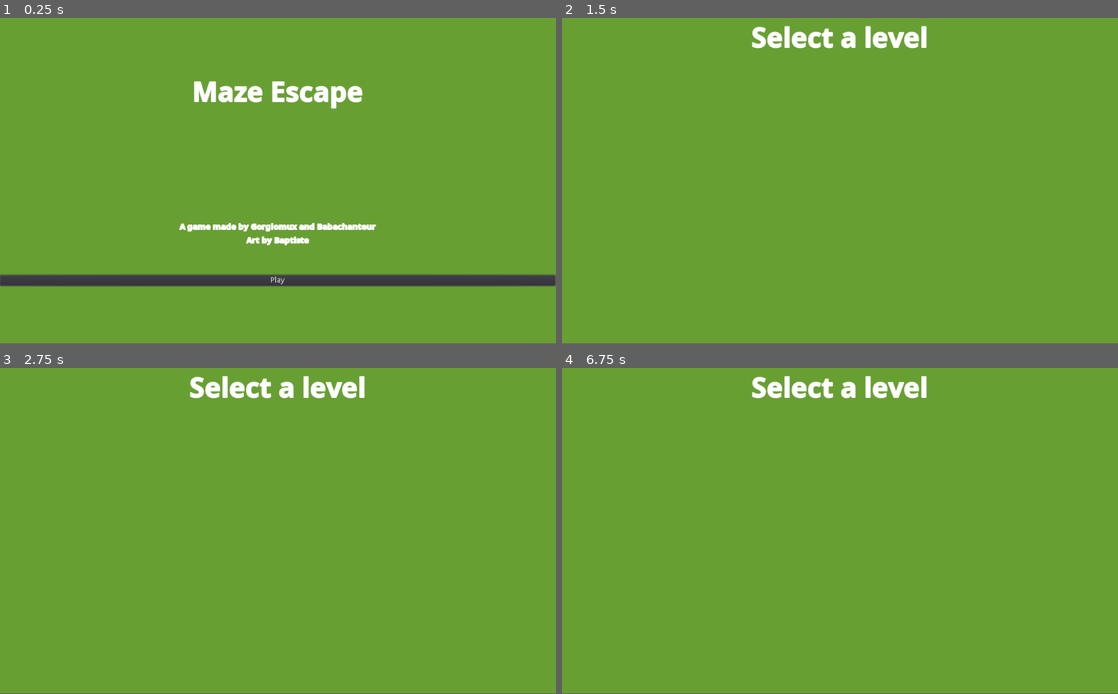
Above: before the commit, frames 1-4 (two rows, left to right).
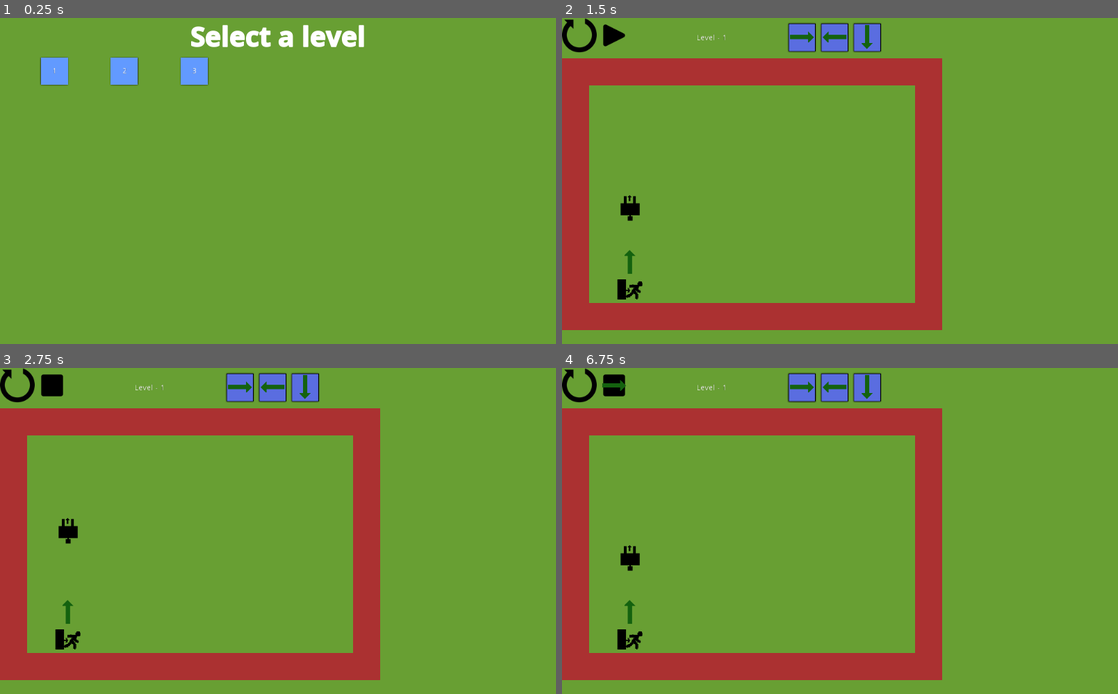
Above: after the commit, the same moments.

Repository: Gorglomux/MazeEscape
Game: Godot game, scene res://Main.tscn
The game is run twice, just before and just after one commit, with the same random seed, the same clock (stepped at 60 frames per second) and the same inputs.
Inputs (mouse positions are in pixels of both pictures, inside the frame that each line leads up to):
- Up to frame 1 (0.25 s): no input
- Up to frame 2 (1.5 s): click (617, 70) at 0.52 s; click (840, 278) at 1.25 s, where only the run before the commit has a clickable "Play"
- Up to frame 3 (2.75 s): click (50, 384) at 2.02 s
- Up to frame 4 (6.75 s): click (612, 384) at 2.77 s; click (578, 384) at 3.52 s; click (578, 384) at 4.27 s; click (578, 384) at 5.02 s; click (801, 387) at 5.77 s; click (612, 384) at 6.52 s
In our replay, the window is 800x468 before the commit and 800x469 after it. These sizes can differ from the game's own. Grey fills any space a smaller window leaves; there, only what the larger window draws over its background counts as a difference.

The runs differ from the first frame. In frame 1, 8.1% of the frame differs, in the area x 0-100%, y 2-83%; in frame 2, 21%; in frame 3, 21%; in frame 4, 21%, in the area x 0-69%, y 0-96%.

Commit message:
Add level generation

Diff:
--- a/MazeEscape/BoardContainer.gd
+++ b/MazeEscape/BoardContainer.gd
@@ -72,19 +72,15 @@
 		TILE_TYPE.ARROW_LEFT:
 			if(!player.fly > 0):
 				player.next_d = DIRECTION.GAUCHE
-				$Sounds/Move.play()
 		TILE_TYPE.ARROW_RIGHT:
 			if(!player.fly > 0):
 				player.next_d = DIRECTION.DROITE
-				$Sounds/Move.play()
 		TILE_TYPE.ARROW_UP:
 			if(!player.fly > 0):
 				player.next_d = DIRECTION.HAUT
-				$Sounds/Move.play()
 		TILE_TYPE.ARROW_DOWN:
 			if(!player.fly > 0):
 				player.next_d = DIRECTION.BAS
-				$Sounds/Move.play()
 		TILE_TYPE.TROU:
 			if(!player.fly > 0) :
 				player.death = true
--- a/MazeEscape/GameLogic.gd
+++ b/MazeEscape/GameLogic.gd
@@ -44,17 +44,16 @@
 
 var action_name
 var last_container
-func _ready():
+func begin():
 	player_actions = $VBoxContainer/HBoxContainer/ActionsContainer/PlayerActions
 	menu = $VBoxContainer/HBoxContainer/MenuContainer/Menu
 	board_container = $VBoxContainer/BoardContainer
-
-	generation_niveau()
 
 	menu.connect("play",self,"start_game")
 	menu.connect("stop",self,"stop_game")
 	menu.connect("restart",self,"restart_game")
 
+	generation_niveau()
 	player_actions.connect("input_sent",self,"process_inputs")
 
 	board_container.connect("won", self, "on_win")
@@ -121,7 +120,6 @@
 	var list_levels = get_list_levels()
 	var tile_size_x
 	var tile_size_y
-
 	# On charge un niveau aléatoirement
 	level = load(LEVELS_LOCATION +"/"+ list_levels[levelEnCours]).instance()
 	player_actions.load_containers(level.actions)
@@ -130,6 +128,7 @@
 	$VBoxContainer/HBoxContainer/LevelContainer/Level.text = " Level - " + str(levelEnCours)
 	board = level
 
+	print(levelEnCours)
 	board_container.load_map(board)
 	player = board_container.player
 
--- /dev/null
+++ b/MazeEscape/GameLogic.tscn
@@ -0,0 +1,63 @@
+[gd_scene load_steps=5 format=2]
+
+[ext_resource path="res://GameLogic.gd" type="Script" id=1]
+[ext_resource path="res://Menu.tscn" type="PackedScene" id=2]
+[ext_resource path="res://PlayerActions.tscn" type="PackedScene" id=3]
+[ext_resource path="res://BoardContainer.gd" type="Script" id=4]
+
+[node name="GameLogic" type="Node2D"]
+editor/display_folded = true
+script = ExtResource( 1 )
+
+[node name="VBoxContainer" type="VBoxContainer" parent="."]
+margin_right = 1026.0
+margin_bottom = 608.0
+rect_min_size = Vector2( 0, 600 )
+
+[node name="HBoxContainer" type="HBoxContainer" parent="VBoxContainer"]
+margin_right = 1026.0
+margin_bottom = 70.0
+
+[node name="MenuContainer" type="VBoxContainer" parent="VBoxContainer/HBoxContainer"]
+margin_right = 120.0
+margin_bottom = 70.0
+rect_min_size = Vector2( 120, 64 )
+rect_clip_content = true
+
+[node name="Menu" parent="VBoxContainer/HBoxContainer/MenuContainer" instance=ExtResource( 2 )]
+margin_right = 120.0
+
+[node name="LevelContainer" type="MarginContainer" parent="VBoxContainer/HBoxContainer"]
+margin_left = 124.0
+margin_right = 294.0
+margin_bottom = 70.0
+custom_constants/margin_top = 30
+custom_constants/margin_left = 120
+
+[node name="Level" type="Label" parent="VBoxContainer/HBoxContainer/LevelContainer"]
+margin_left = 120.0
+margin_top = 30.0
+margin_right = 170.0
+margin_bottom = 70.0
+rect_min_size = Vector2( 50, 40 )
+text = "Level"
+
+[node name="ActionsContainer" type="HBoxContainer" parent="VBoxContainer/HBoxContainer"]
+margin_left = 298.0
+margin_right = 456.0
+margin_bottom = 70.0
+rect_min_size = Vector2( 158, 50 )
+
+[node name="PlayerActions" parent="VBoxContainer/HBoxContainer/ActionsContainer" instance=ExtResource( 3 )]
+anchor_right = 0.0
+anchor_bottom = 0.0
+margin_right = 0.0
+margin_bottom = 70.0
+
+[node name="BoardContainer" type="VBoxContainer" parent="VBoxContainer"]
+margin_top = 74.0
+margin_right = 1026.0
+margin_bottom = 560.0
+rect_min_size = Vector2( 0, 486 )
+script = ExtResource( 4 )
+[connection signal="gui_input" from="VBoxContainer/BoardContainer" to="." method="_on_BoardContainer_gui_input"]
--- a/MazeEscape/LevelButton.gd
+++ b/MazeEscape/LevelButton.gd
@@ -1,10 +1,16 @@
 extends MarginContainer
+
+signal pressed
 
 var level_number
 
 func _ready():
-	pass # Replace with function body.
+	$Label.text=str(level_number)
 
 # Called every frame. 'delta' is the elapsed time since the previous frame.
 #func _process(delta):
 #	pass
+
+
+func _on_Button_pressed():
+	emit_signal("pressed",self)
--- a/MazeEscape/LevelButton.tscn
+++ b/MazeEscape/LevelButton.tscn
@@ -3,7 +3,7 @@
 [ext_resource path="res://LevelButton.gd" type="Script" id=1]
 [ext_resource path="res://bg_level.png" type="Texture" id=2]
 
-[node name="Level 1" type="MarginContainer"]
+[node name="Level" type="MarginContainer"]
 margin_right = 125.0
 margin_bottom = 50.0
 rect_min_size = Vector2( 125, 50 )
@@ -29,3 +29,4 @@
 text = "1"
 align = 1
 valign = 1
+[connection signal="pressed" from="Button" to="." method="_on_Button_pressed"]
--- a/MazeEscape/LevelSelection.gd
+++ b/MazeEscape/LevelSelection.gd
@@ -1,11 +1,12 @@
 extends MarginContainer
 
+signal load_level
 # Declare member variables here. Examples:
 # var a = 2
 # var b = "text"
 
 var LEVELS_LOCATION = "res://Levels"
-var level_button_resource = preload("res://LevelButton.gd")
+var level_button_resource = preload("res://LevelButton.tscn")
 # Called when the node enters the scene tree for the first time.
 func _ready():
 	#Trouver tous les niveaux, les ajouter sur la scène
@@ -14,12 +15,12 @@
 	for level in list_levels:
 		var level_button = level_button_resource.instance()
 		level_button.level_number = i
+		level_button.connect("pressed",self,"on_button_pressed")
+		i += 1
+		$VBoxContainer/LevelsGridContainer/Levels.add_child(level_button)
 
-
-
-
-
-
+func on_button_pressed(level):
+	emit_signal("load_level",level.level_number)
 
 #Fonction servant a récupérer la liste de scènes (niveaux) contenue dans le fichier de niveaux
 func get_list_levels():
--- a/MazeEscape/Main.tscn
+++ b/MazeEscape/Main.tscn
@@ -1,25 +1,30 @@
-[gd_scene load_steps=11 format=2]
+[gd_scene load_steps=6 format=2]
 
 [ext_resource path="res://bg.png" type="Texture" id=1]
-[ext_resource path="res://GameLogic.gd" type="Script" id=2]
-[ext_resource path="res://Menu.tscn" type="PackedScene" id=3]
-[ext_resource path="res://PlayerActions.tscn" type="PackedScene" id=4]
-[ext_resource path="res://BoardContainer.gd" type="Script" id=5]
-[ext_resource path="res://TitleScreen.tscn" type="PackedScene" id=6]
-[ext_resource path="res://Font.tres" type="DynamicFont" id=7]
+[ext_resource path="res://TitleScreen.tscn" type="PackedScene" id=2]
+[ext_resource path="res://LevelSelection.gd" type="Script" id=3]
+[ext_resource path="res://Font.tres" type="DynamicFont" id=4]
 
 [sub_resource type="GDScript" id=1]
 script/source = "extends Node2D
+var game_logic_resource = preload(\"res://GameLogic.tscn\")
+func _ready():
+	$LevelSelection.connect(\"load_level\",self,\"load_level\")
+
+func load_level(level_number):
+	$LevelSelection.hide()
+	var game = game_logic_resource.instance()
+	game.levelEnCours = level_number -1
+	game.begin()
+	add_child(game)
+
+
 
 func _on_Button_pressed():
 	$TitleScreen.hide()
 	$LevelSelection.show()
+
 "
-
-[sub_resource type="Curve" id=2]
-
-[sub_resource type="CurveTexture" id=3]
-curve = SubResource( 2 )
 
 [node name="Main" type="Node2D"]
 script = SubResource( 1 )
@@ -29,72 +34,14 @@
 margin_bottom = 600.0
 texture = ExtResource( 1 )
 
-[node name="GameLogic" type="Node2D" parent="."]
+[node name="TitleScreen" parent="." instance=ExtResource( 2 )]
+editor/display_folded = true
 visible = false
-script = ExtResource( 2 )
-
-[node name="VBoxContainer" type="VBoxContainer" parent="GameLogic"]
-margin_right = 1026.0
-margin_bottom = 608.0
-rect_min_size = Vector2( 0, 600 )
-
-[node name="HBoxContainer" type="HBoxContainer" parent="GameLogic/VBoxContainer"]
-margin_right = 1026.0
-margin_bottom = 70.0
-
-[node name="MenuContainer" type="VBoxContainer" parent="GameLogic/VBoxContainer/HBoxContainer"]
-margin_right = 120.0
-margin_bottom = 70.0
-rect_min_size = Vector2( 120, 64 )
-rect_clip_content = true
-
-[node name="Menu" parent="GameLogic/VBoxContainer/HBoxContainer/MenuContainer" instance=ExtResource( 3 )]
-margin_right = 120.0
-
-[node name="LevelContainer" type="MarginContainer" parent="GameLogic/VBoxContainer/HBoxContainer"]
-margin_left = 124.0
-margin_right = 294.0
-margin_bottom = 70.0
-custom_constants/margin_top = 30
-custom_constants/margin_left = 120
-
-[node name="Level" type="Label" parent="GameLogic/VBoxContainer/HBoxContainer/LevelContainer"]
-margin_left = 120.0
-margin_top = 30.0
-margin_right = 170.0
-margin_bottom = 70.0
-rect_min_size = Vector2( 50, 40 )
-text = "Level"
-
-[node name="ActionsContainer" type="HBoxContainer" parent="GameLogic/VBoxContainer/HBoxContainer"]
-margin_left = 298.0
-margin_right = 456.0
-margin_bottom = 70.0
-rect_min_size = Vector2( 158, 50 )
-
-[node name="PlayerActions" parent="GameLogic/VBoxContainer/HBoxContainer/ActionsContainer" instance=ExtResource( 4 )]
-anchor_right = 0.0
-anchor_bottom = 0.0
-margin_right = 0.0
-margin_bottom = 70.0
-
-[node name="BoardContainer" type="VBoxContainer" parent="GameLogic/VBoxContainer"]
-margin_top = 74.0
-margin_right = 1026.0
-margin_bottom = 560.0
-rect_min_size = Vector2( 0, 486 )
-script = ExtResource( 5 )
-
-[node name="NinePatchRect" type="NinePatchRect" parent="GameLogic/VBoxContainer/BoardContainer"]
-margin_right = 1026.0
-texture = SubResource( 3 )
-
-[node name="TitleScreen" parent="." instance=ExtResource( 6 )]
 
 [node name="LevelSelection" type="MarginContainer" parent="."]
-visible = false
 margin_right = 1024.0
 margin_bottom = 599.0
+script = ExtResource( 3 )
 
 [node name="VBoxContainer" type="VBoxContainer" parent="LevelSelection"]
 margin_right = 1024.0
@@ -107,10 +54,18 @@
 [node name="Label" type="Label" parent="LevelSelection/VBoxContainer/MarginContainer"]
 margin_right = 1024.0
 margin_bottom = 69.0
-custom_fonts/font = ExtResource( 7 )
+custom_fonts/font = ExtResource( 4 )
 text = "Select a level"
 align = 1
-[connection signal="gui_input" from="GameLogic/VBoxContainer/BoardContainer" to="GameLogic" method="_on_BoardContainer_gui_input"]
+
+[node name="LevelsGridContainer" type="MarginContainer" parent="LevelSelection/VBoxContainer"]
+margin_top = 73.0
+margin_right = 1024.0
+margin_bottom = 73.0
+
+[node name="Levels" type="GridContainer" parent="LevelSelection/VBoxContainer/LevelsGridContainer"]
+margin_right = 1024.0
+columns = 5
 [connection signal="pressed" from="TitleScreen/HBoxContainer/MarginContainer3/Button" to="." method="_on_Button_pressed"]
 
 [editable path="TitleScreen"]
--- a/MazeEscape/project.godot
+++ b/MazeEscape/project.godot
@@ -19,6 +19,10 @@
 run/main_scene="res://Main.tscn"
 config/icon="res://icon.png"
 
+[display]
+
+window/stretch/mode="2d"
+
 [rendering]
 
 environment/default_environment="res://default_env.tres"
